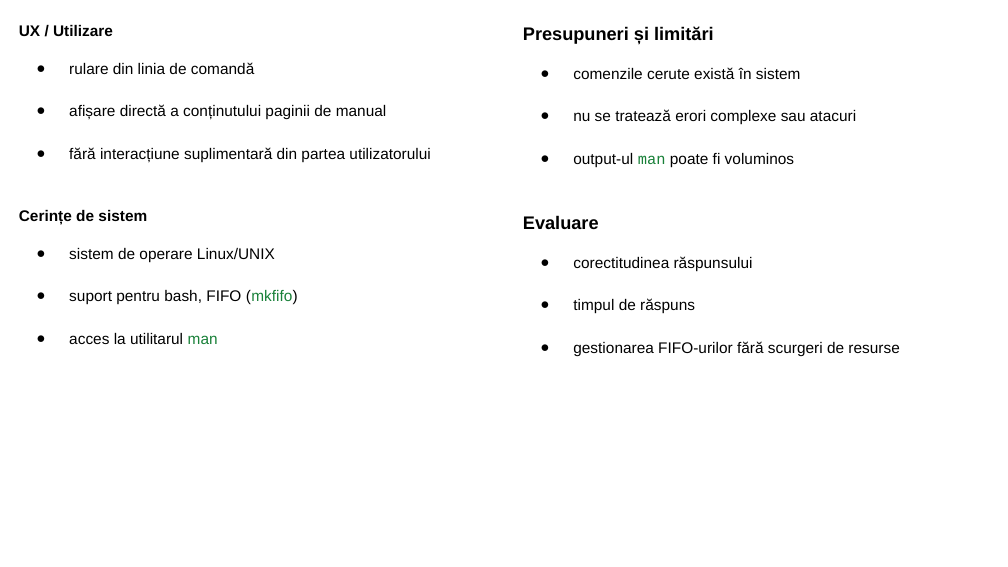
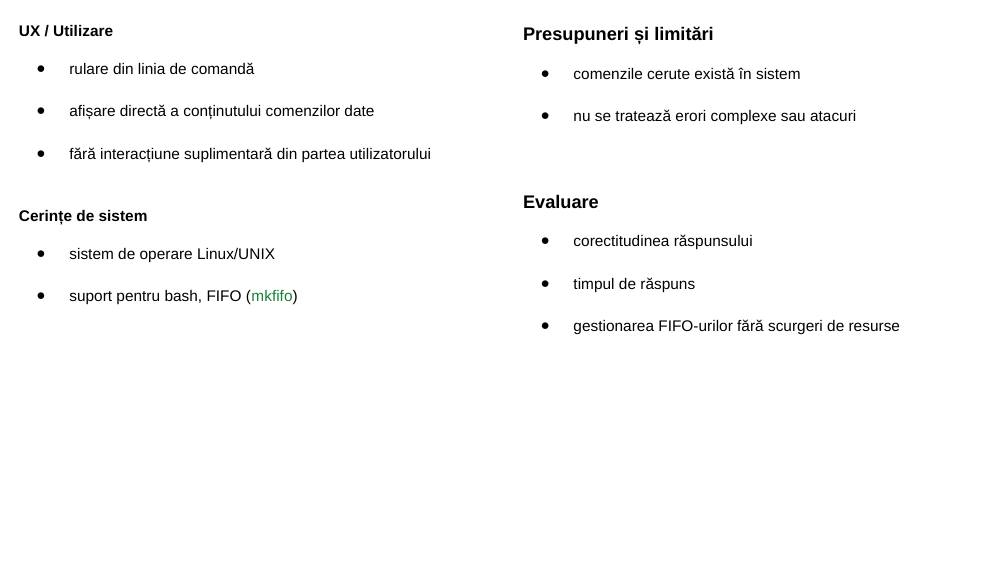
Before and after one commit to chitic05/FIFO-RSHD, a slide deck: slide 5 of FIFO-RSHD.pptx. Drawn at 1008x567 pixels with LibreOffice and Linux fonts; fonts in the diff are those of the drawing. Boxes give left, top, right and bottom in pixels: in the first picture for what was removed or moved away, otherwise in the second. Text is boxed around its words. In the diff, an @@ line names an element or a change of style, - is before the commit and + after.

```diff
--- a/FIFO-RSHD.pptx
+++ b/FIFO-RSHD.pptx
@@ text at [69,104,374,120]: text changed @@
-● afișare directă a conținutului paginii de manual
+● afișare directă a conținutului comenzilor date
@@ text at [573,153,794,167]: paragraph removed @@
-● output-ul man poate fi voluminos
@@ text at [69,333,218,344]: paragraph removed @@
-● acces la utilitarul man
```
Also in this commit, not shown: 7 other slides changed, 1 slide added, 1 slide removed, 1 other file.
